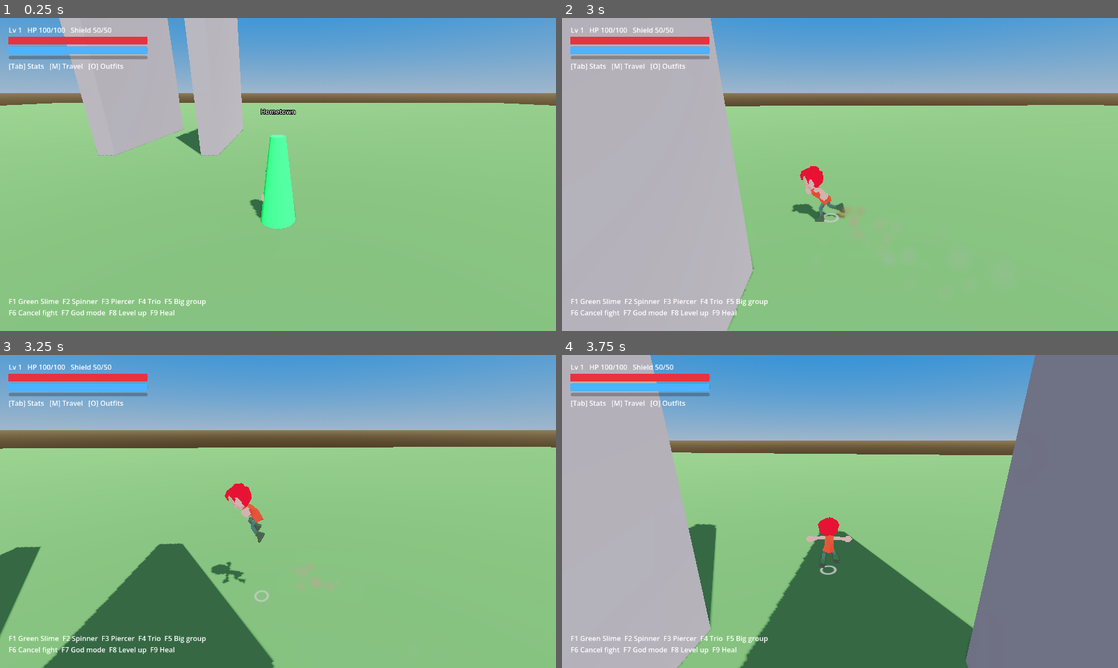
Above: before the commit, frames 1-4 (two rows, left to right).
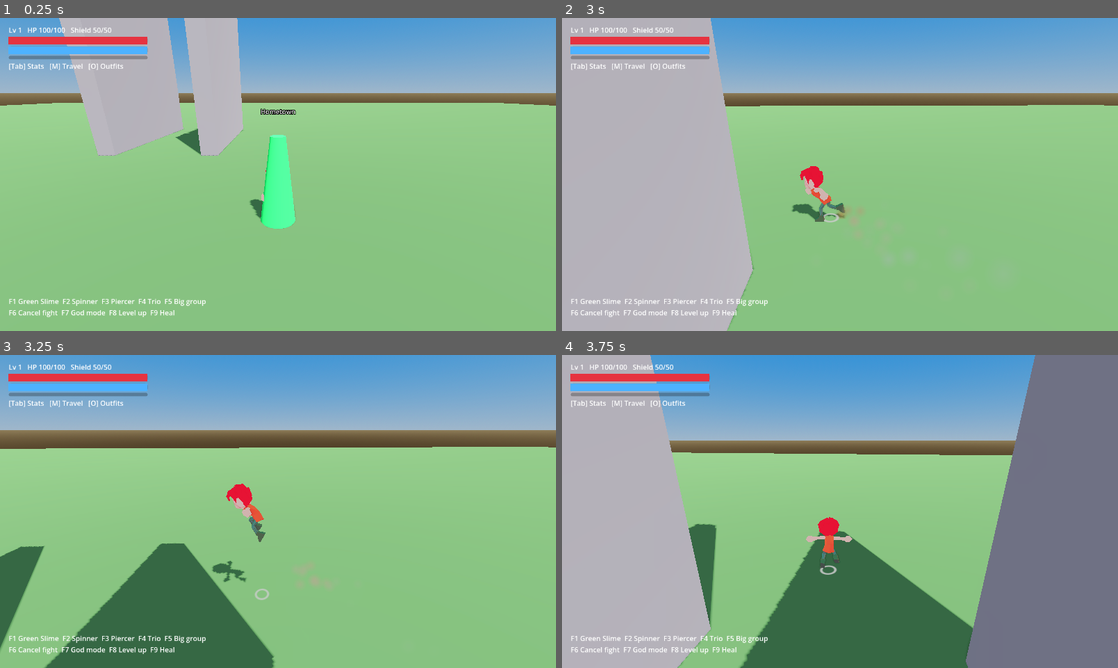
Above: after the commit, the same moments.

Repository: doggoanim/Krits
Game: Godot game, scene res://main.tscn
Two runs of this game, one before a commit and one after it. Both use one fixed random seed, a clock stepped at 60 frames per second and the inputs below.
Inputs (mouse positions are in pixels of both pictures, inside the frame that each line leads up to):
- Up to frame 1 (0.25 s): no input
- Up to frame 2 (3 s): tap Enter at 0.5 s; move the mouse to (834, 180) at 0.52 s; hold Ctrl (crouch_pound) 0.53-1.28 s; hold W (move_forward) 0.53-2.78 s; tap Space (jump) at 0.77, 1.52 s; move the mouse to (878, 177) at 1.27 s; tap E (interact) at 1.35 s; move the mouse to (795, 171) at 2.02 s; hold Shift (roll_dive) 2.03-2.78 s; move the mouse to (845, 174) at 2.77 s; hold A (move_left) from 2.78 s (still down); tap Ctrl (crouch_pound) at 2.85 s
- Up to frame 3 (3.25 s): keep holding A (move_left); tap Space (jump) at 3.02 s
- Up to frame 4 (3.75 s): move the mouse to (817, 505) at 3.52 s; release A (move_left) at 3.53 s; hold W (move_forward) from 3.53 s (still down); tap E (interact) at 3.6 s

Frames 1-2 are identical in both runs. In frame 3, 1.1% of the frame differs, in the area x 0-100%, y 29-100%; in frame 4, nothing differs.

Commit message:
Let the camera clip through walls instead of pushing in
Disable the SpringArm's wall collision so the camera holds its normal
orbit distance near geometry rather than zooming in close to the
player. The halftone x-ray silhouette already handles keeping the
player visible when a wall is between them and the camera, so the
pushed-in behavior was solving a problem twice (and the smoothing
was the thing that kept breaking).

Co-Authored-By: Claude Sonnet 5 <noreply@anthropic.com>
Claude-Session: https://claude.ai/code/session_01TYpdm1jACUqsWG6yyTxbgm

Diff:
--- a/player/player_camera.gd
+++ b/player/player_camera.gd
@@ -20,8 +20,9 @@
 	top_level = true
 	_arm = SpringArm3D.new()
 	_arm.spring_length = base_distance
-	_arm.collision_mask = 1
-	_arm.margin = 0.3
+	_arm.collision_mask = 0   ## no collision: let the camera clip through walls instead of
+	                          ## getting pushed in close to the player (the x-ray silhouette
+	                          ## keeps the player visible through geometry instead)
 	add_child(_arm)
 	_cam = Camera3D.new()
 	_cam.current = true
